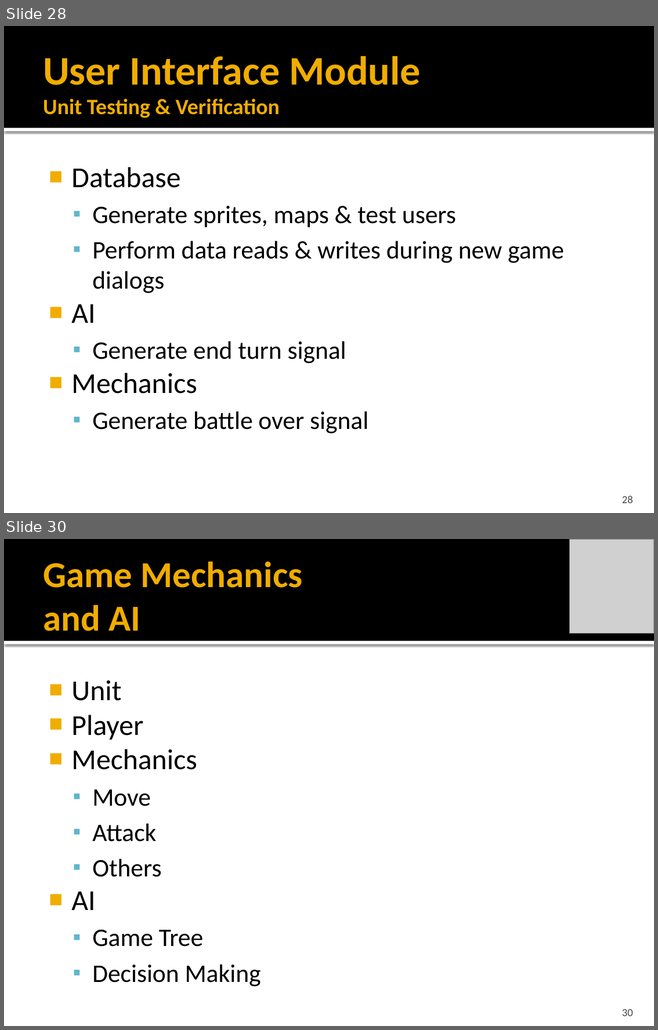
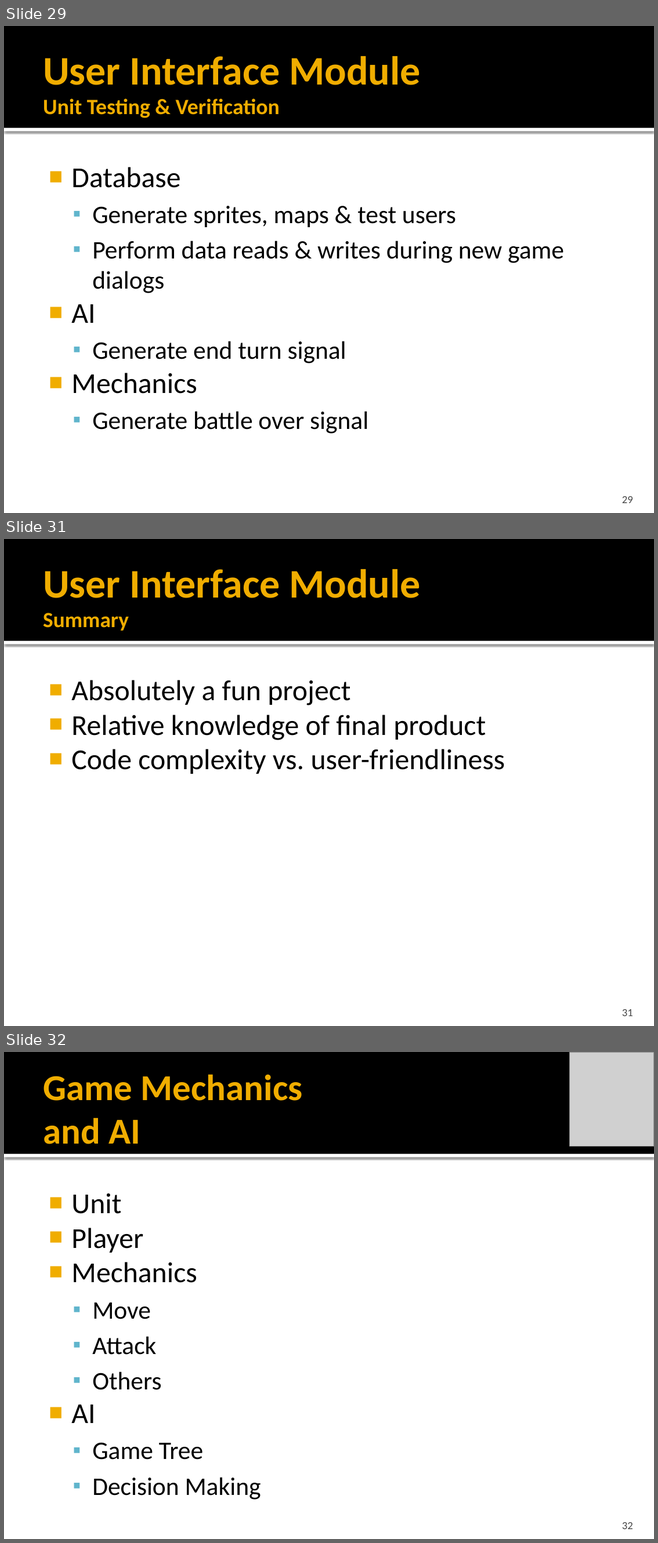
Before and after one commit to idxExtropy/duel-reality, a slide deck: Docs/DUEL REALITY .pptx. Shown one above the other, each under a label of ours: slides 28 and 30 before the commit, slides 29, 31 and 32 after it; the slides between them are not shown. The pictures are 658x1030 and 658x1543 pixels, drawn with LibreOffice and Linux fonts; fonts in the diff are those of the drawing; grey boxes stand for pictures. Boxes give left, top, right and bottom in pixels: in the first picture for what was removed or moved away, otherwise in the second. Text is boxed around its words. In the diff, an @@ line names an element or a change of style, - is before the commit and + after.

```diff
--- a/Docs/DUEL REALITY .pptx
+++ b/Docs/DUEL REALITY .pptx
@@ slide 31 added at (x1=4, y1=539, x2=654, y2=1026), background #FFFFFF; not listed: 2 template elements that a slide beside it also shows @@
@@ title added at (x1=43, y1=569, x2=420, y2=631), 45 pt, text #F0AD00, bold @@
+User Interface Module
+Summary
@@ text added at (x1=71, y1=680, x2=505, y2=774), 32 pt, text #000000 @@
+■ Absolutely a fun project
+■ Relative knowledge of final product
+■ Code complexity vs. user-friendliness
@@ page number added at (x1=622, y1=1009, x2=633, y2=1016), 12 pt, text #454545 @@
+31
@@ what was slide 28 is now slide 29 @@
@@ page number at (x1=622, y1=496, x2=633, y2=503): text changed @@
-28
+29
@@ what was slide 30 is now slide 32 @@
@@ page number at (x1=622, y1=1522, x2=633, y2=1529): text changed @@
-30
+32
```
Also in this commit, not shown: 5 slides changed, 1 other slide added.
